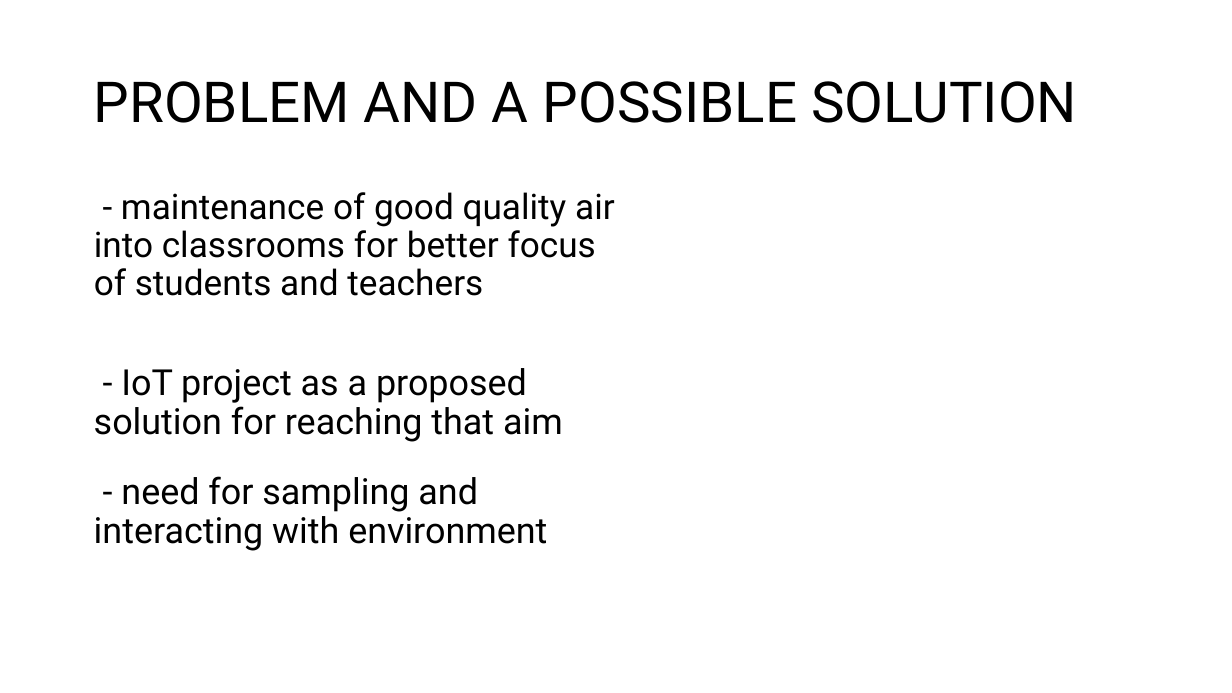
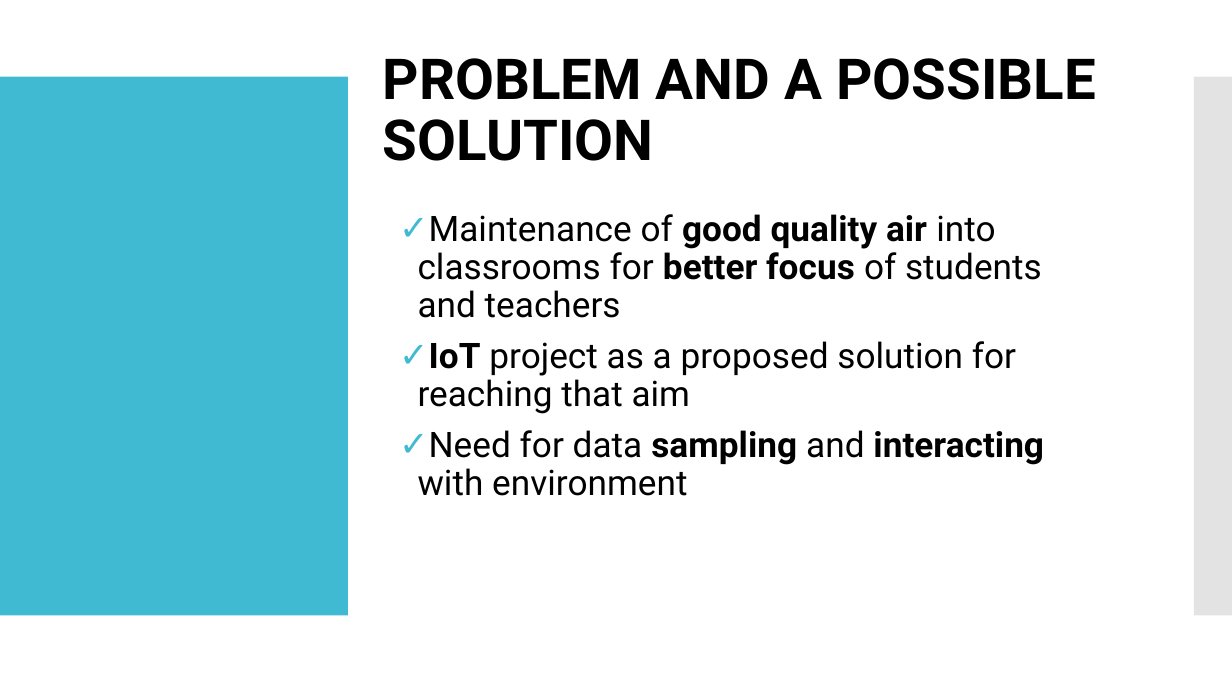
Before and after one commit to LorenzoPecorari/iot_project, a slide deck: slide 2 of iot_pres.pptx. Drawn at 1232x693 pixels with LibreOffice and Linux fonts; fonts in the diff are those of the drawing; background and template pictures are left out. Boxes give left, top, right and bottom in pixels: in the first picture for what was removed or moved away, otherwise in the second. Text is boxed around its words. In the diff, an @@ line names an element or a change of style, - is before the commit and + after.

Commit message:
major updates on pptx for proposal of project

```diff
--- a/iot_pres.pptx
+++ b/iot_pres.pptx
@@ title "PROBLEM AND A POSSIBLE SOLUTION": place and size @@
-title "PROBLEM AND A POSSIBLE SOLUTION" at [94, 81, 1077, 123]
+title "PROBLEM AND A POSSIBLE SOLUTION" at [383, 58, 1096, 161]
@@ title "PROBLEM AND A POSSIBLE SOLUTION" at [383, 58, 1096, 161]: bold on @@
@@ rectangle added at [0, 77, 348, 616], fill #40BAD2 @@
@@ rectangle added at [1194, 77, 1232, 616], fill #C8C8C8 at 50% opacity @@
@@ text at [418, 214, 1044, 496]: text changed @@
-- maintenance of good quality air into classrooms for better focus of students and teachers
+✓ Maintenance of good quality air into classrooms for better focus of students and teachers
+✓ IoT project as a proposed solution for reaching that aim
+✓ Need for data sampling and interacting with environment
@@ text removed at [94, 368, 563, 442] @@
-- IoT project as a proposed solution for reaching that aim
@@ text removed at [94, 476, 547, 551] @@
-- need for sampling and interacting with environment
```
Also in this commit, not shown: 4 other slides changed, 1 slide added, 1 slide removed.
